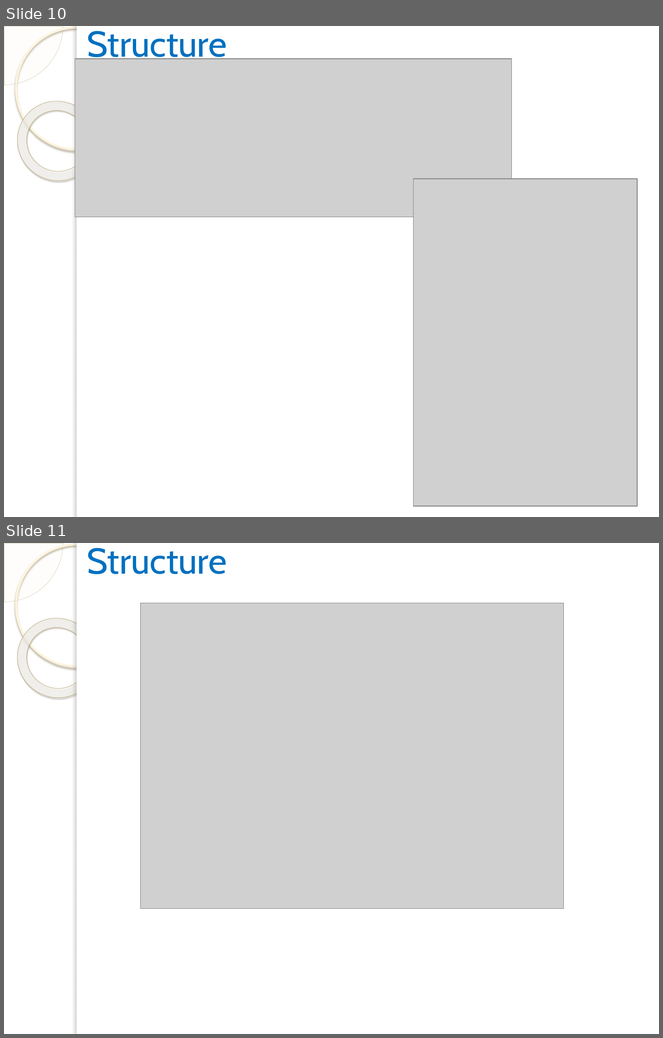
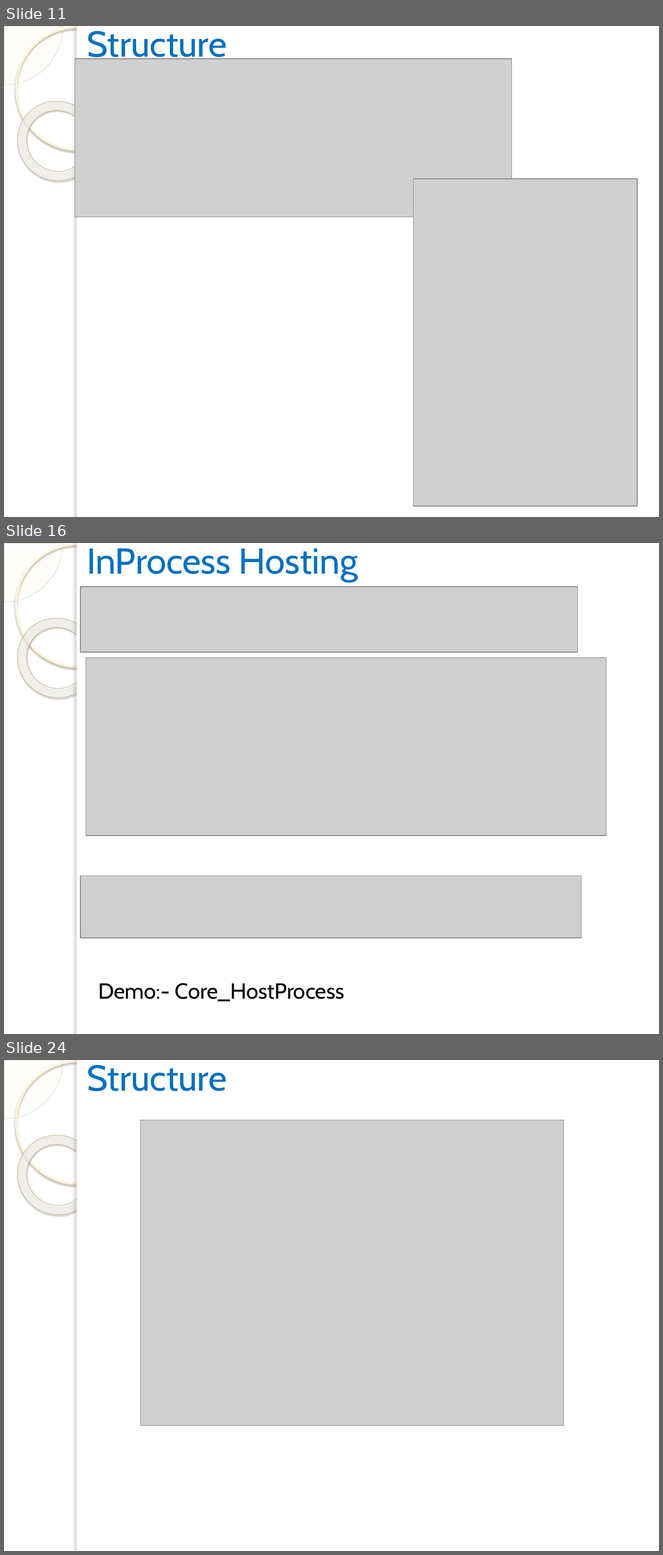
Before and after one commit to vgyureka/DotNetBig, a slide deck: CORE.pptx. Shown one above the other, each under a label of ours: slides 10 and 11 before the commit, slides 11, 16 and 24 after it; the slides between them are not shown. The pictures are 663x1038 and 663x1555 pixels, drawn with LibreOffice and Linux fonts; fonts in the diff are those of the drawing; grey boxes stand for pictures; background and template pictures are left out. Boxes give left, top, right and bottom in pixels: in the first picture for what was removed or moved away, otherwise in the second. Text is boxed around its words. In the diff, an @@ line names an element or a change of style, - is before the commit and + after.

Commit message:
Core PPT
Core PPT - 45

```diff
--- a/CORE.pptx
+++ b/CORE.pptx
@@ slide 16 added at bbox=[4, 543, 659, 1034], background picture (left out); not listed: 5 template elements that a slide beside it also shows @@
@@ title added at bbox=[87, 548, 358, 581], 39.6 pt, text #0070C0 @@
+InProcess Hosting
@@ picture added at bbox=[80, 587, 578, 652] @@
@@ picture added at bbox=[86, 657, 607, 836] @@
@@ picture added at bbox=[80, 876, 582, 938] @@
@@ text added at bbox=[98, 983, 345, 1002], 24 pt, text #000000 @@
+Demo:- Core_HostProcess
@@ what was slide 10 is now slide 11 @@
@@ what was slide 11 is now slide 24 @@
```
Also in this commit, not shown: 3 slides changed, 26 other slides added, 2 slides removed.
